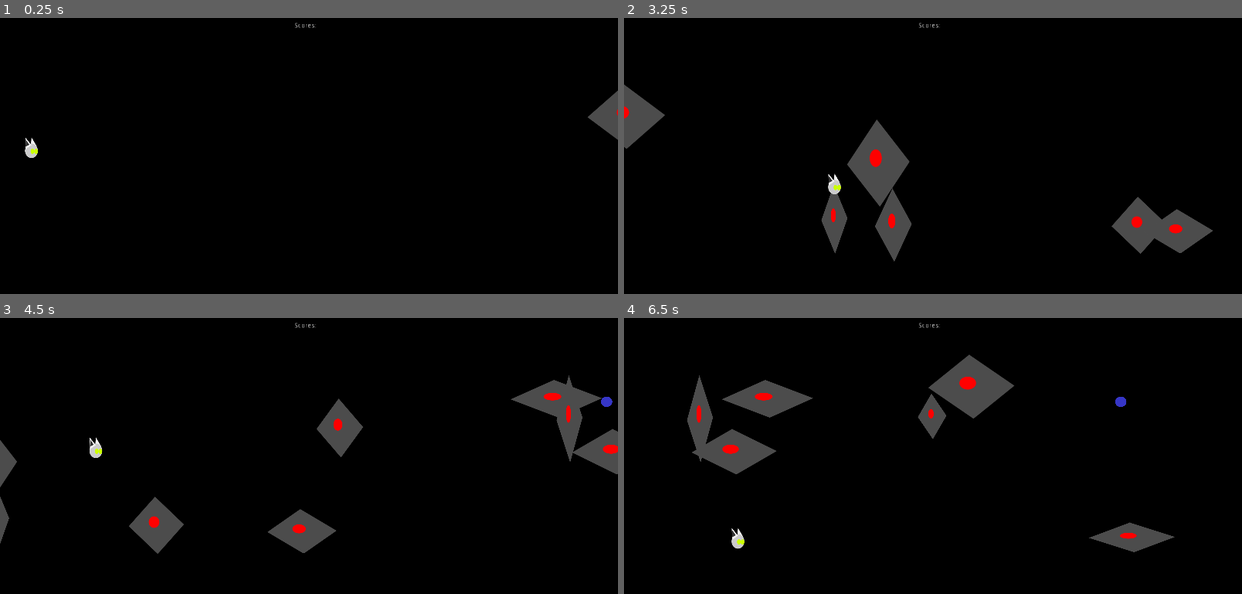
Above: before the commit, frames 1-4 (two rows, left to right).
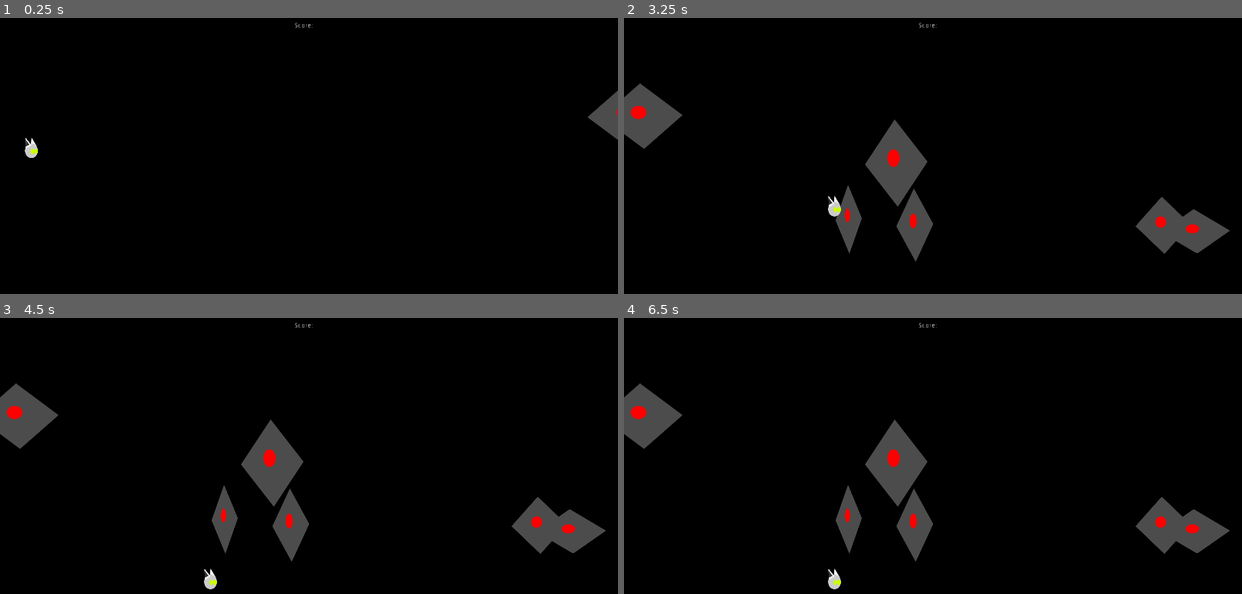
Above: after the commit, the same moments.

Repository: GustavoMarciano/FireJam
Game: Godot game, scene res://Master.tscn
The game is run twice, just before and just after one commit, with the same random seed, the same clock (stepped at 60 frames per second) and the same inputs.
Inputs:
- Up to frame 1 (0.25 s): no input
- Up to frame 2 (3.25 s): hold Right (ui_right) 0.53-1.28 s; hold Down (ui_down) 1.28-2.03 s; hold Right (ui_right) 2.03-2.78 s; hold Up (ui_up) from 2.78 s (still down)
- Up to frame 3 (4.5 s): release Up (ui_up) at 3.53 s; hold Left (ui_left) from 3.53 s (still down)
- Up to frame 4 (6.5 s): release Left (ui_left) at 5.03 s; hold Down (ui_down) 5.03-5.78 s; hold Right (ui_right) from 5.78 s (still down)

The runs differ from the first frame. In frame 1, less than 0.1% of the frame differs, in the area x 50-52%, y 2-4%; in frame 2, 6.3%; in frame 3, 11%; in frame 4, 11%, in the area x 0-98%, y 2-99%.

Commit message:
dead state + pause

Diff:
--- /dev/null
+++ b/characters/Player/Dead.gd
@@ -0,0 +1,14 @@
+extends Node
+
+func start():
+	$"../../CollisionShape2D".set_disabled(true)
+	pass
+
+func update(delta):
+	owner.dir = Vector2(0,1)
+	owner.motion = owner.dir.normalized() * 300
+	pass
+
+func _on_VisibilityNotifier2D_screen_exited():
+	get_tree().paused = true
+	pass
--- a/characters/Player/Player.gd
+++ b/characters/Player/Player.gd
@@ -28,3 +28,9 @@
 	else:
 		print("invalid state")
 	pass
+
+func _on_Area2D_area_entered(area):
+	if  current_state != $"State/Dead":
+		_change_state("Dead")
+		get_tree().paused = true
+	pass
--- a/characters/Player/Player.tscn
+++ b/characters/Player/Player.tscn
@@ -6,6 +6,7 @@
 [ext_resource path="res://spritesheet.png" type="Texture" id=4]
 [ext_resource path="res://characters/Player/Idle.gd" type="Script" id=5]
 [ext_resource path="res://characters/Player/Move.gd" type="Script" id=6]
+[ext_resource path="res://characters/Player/Dead.gd" type="Script" id=7]
 
 [sub_resource type="CapsuleShape2D" id=1]
 
@@ -15,11 +16,13 @@
 
 [node name="Player" type="KinematicBody2D" index="0"]
 
+pause_mode = 2
 input_pickable = false
 collision_layer = 1
 collision_mask = 1
 collision/safe_margin = 0.08
 script = ExtResource( 1 )
+_sections_unfolded = [ "Pause" ]
 
 [node name="Bullet_Spawner" parent="." index="0" instance=ExtResource( 2 )]
 
@@ -40,7 +43,27 @@
 position = Vector2( 0.115982, 4.75528 )
 shape = SubResource( 1 )
 
-[node name="State" type="Node" parent="." index="3"]
+[node name="Area2D" type="Area2D" parent="." index="3"]
+
+editor/display_folded = true
+input_pickable = true
+gravity_vec = Vector2( 0, 1 )
+gravity = 98.0
+linear_damp = 0.1
+angular_damp = 1.0
+collision_layer = 2
+collision_mask = 2
+audio_bus_override = false
+audio_bus_name = "Master"
+_sections_unfolded = [ "Collision" ]
+
+[node name="CollisionShape2D2" type="CollisionShape2D" parent="Area2D" index="0"]
+
+modulate = Color( 0, 1, 0.015625, 1 )
+position = Vector2( 0.115982, 4.75528 )
+shape = SubResource( 1 )
+
+[node name="State" type="Node" parent="." index="4"]
 
 editor/display_folded = true
 
@@ -54,3 +77,15 @@
 speed = 250
 
 [node name="Dead" type="Node" parent="State" index="2"]
+
+script = ExtResource( 7 )
+
+[node name="VisibilityNotifier2D" type="VisibilityNotifier2D" parent="." index="5"]
+
+position = Vector2( 0, 7.5 )
+scale = Vector2( 1, 1.25 )
+rect = Rect2( -10, -10, 20, 20 )
+
+[connection signal="area_entered" from="Area2D" to="." method="_on_Area2D_area_entered"]
+
+[connection signal="screen_exited" from="VisibilityNotifier2D" to="State/Dead" method="_on_VisibilityNotifier2D_screen_exited"]
--- a/levels/Level_1.tscn
+++ b/levels/Level_1.tscn
@@ -193,7 +193,7 @@
 mouse_default_cursor_shape = 0
 size_flags_horizontal = 1
 size_flags_vertical = 4
-text = "Scores:"
+text = "Score:"
 percent_visible = 1.0
 lines_skipped = 0
 max_lines_visible = -1
--- a/models/Explosion/Explosion.tscn
+++ b/models/Explosion/Explosion.tscn
@@ -48,11 +48,12 @@
 
 [node name="Explosion" type="Node2D" index="0"]
 
+pause_mode = 2
 scale = Vector2( 0.3, 0.3 )
 z_index = 1000
 z_as_relative = false
 script = ExtResource( 1 )
-_sections_unfolded = [ "Animation", "Offset", "Transform", "Z Index" ]
+_sections_unfolded = [ "Animation", "Offset", "Pause", "Transform", "Z Index" ]
 
 [node name="Sprite" type="Sprite" parent="." index="0"]
 
--- a/models/PlayerBullet/PlayerBullet.gd
+++ b/models/PlayerBullet/PlayerBullet.gd
@@ -11,4 +11,4 @@
 	get_parent().add_child(new_obj)
 	new_obj.position = position
 	queue_free()
-	pass # replace with function body
+	pass
--- a/models/PlayerBullet/PlayerBullet.tscn
+++ b/models/PlayerBullet/PlayerBullet.tscn
@@ -13,7 +13,7 @@
 z_index = 1000
 z_as_relative = false
 script = ExtResource( 1 )
-_sections_unfolded = [ "Z Index" ]
+_sections_unfolded = [ "Transform", "Z Index" ]
 
 [node name="Sprite" type="Sprite" parent="." index="0"]
 
@@ -21,7 +21,7 @@
 texture = ExtResource( 2 )
 region_enabled = true
 region_rect = Rect2( -8, 134.18, 78, 66 )
-_sections_unfolded = [ "Region" ]
+_sections_unfolded = [ "Region", "Transform" ]
 
 [node name="Area2D" type="Area2D" parent="." index="1"]
 
@@ -40,5 +40,6 @@
 
 position = Vector2( 30, 0 )
 shape = SubResource( 1 )
+_sections_unfolded = [ "Transform" ]
 
 [connection signal="area_entered" from="Area2D" to="." method="_on_Area2D_area_entered"]
Not shown: 1 places in characters/Player/Player.tscn that only renumber resources
